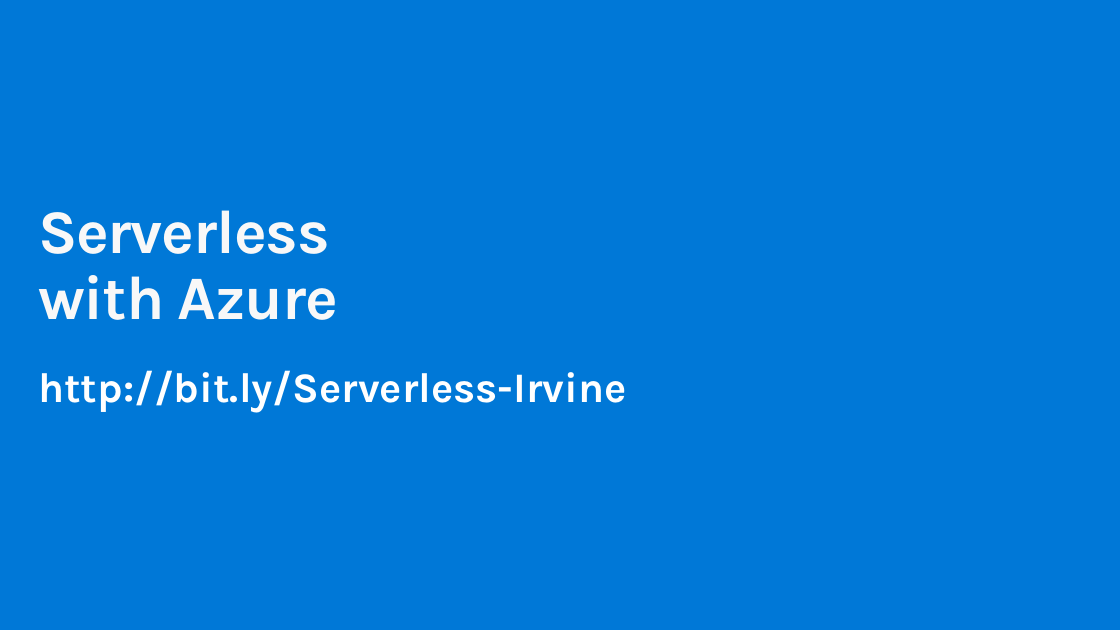
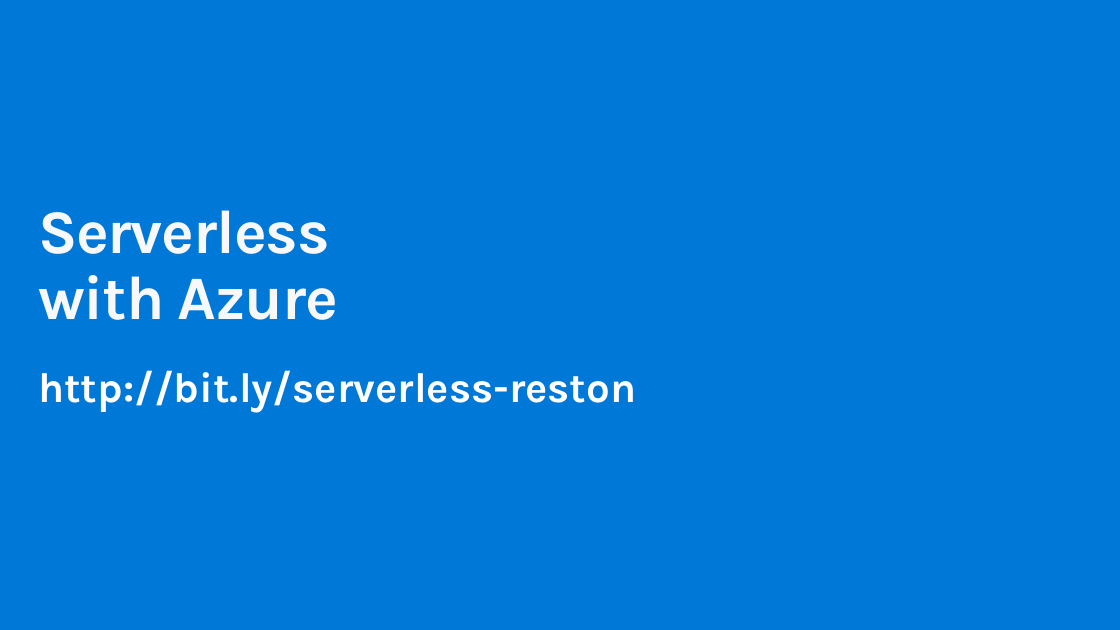
Before and after one commit to codingwithsasquatch/serverless_ninjas_workshop, a slide deck: slide 1 of 1-Intros_and_Overview/Serverless_Workshop-Intros_and_Overview.pptx. Drawn at 1120x630 pixels with LibreOffice and Linux fonts; fonts in the diff are those of the drawing; background and template pictures are left out. Boxes give left, top, right and bottom in pixels: in the first picture for what was removed or moved away, otherwise in the second. Text is boxed around its words. In the diff, an @@ line names an element or a change of style, - is before the commit and + after.

```diff
--- a/1-Intros_and_Overview/Serverless_Workshop-Intros_and_Overview.pptx
+++ b/1-Intros_and_Overview/Serverless_Workshop-Intros_and_Overview.pptx
@@ text at [38, 370, 636, 413]: text changed @@
-http://bit.ly/Serverless-Irvine
+http://bit.ly/serverless-reston
```
Also in this commit, not shown: 2 other slides changed, 12 other files.
